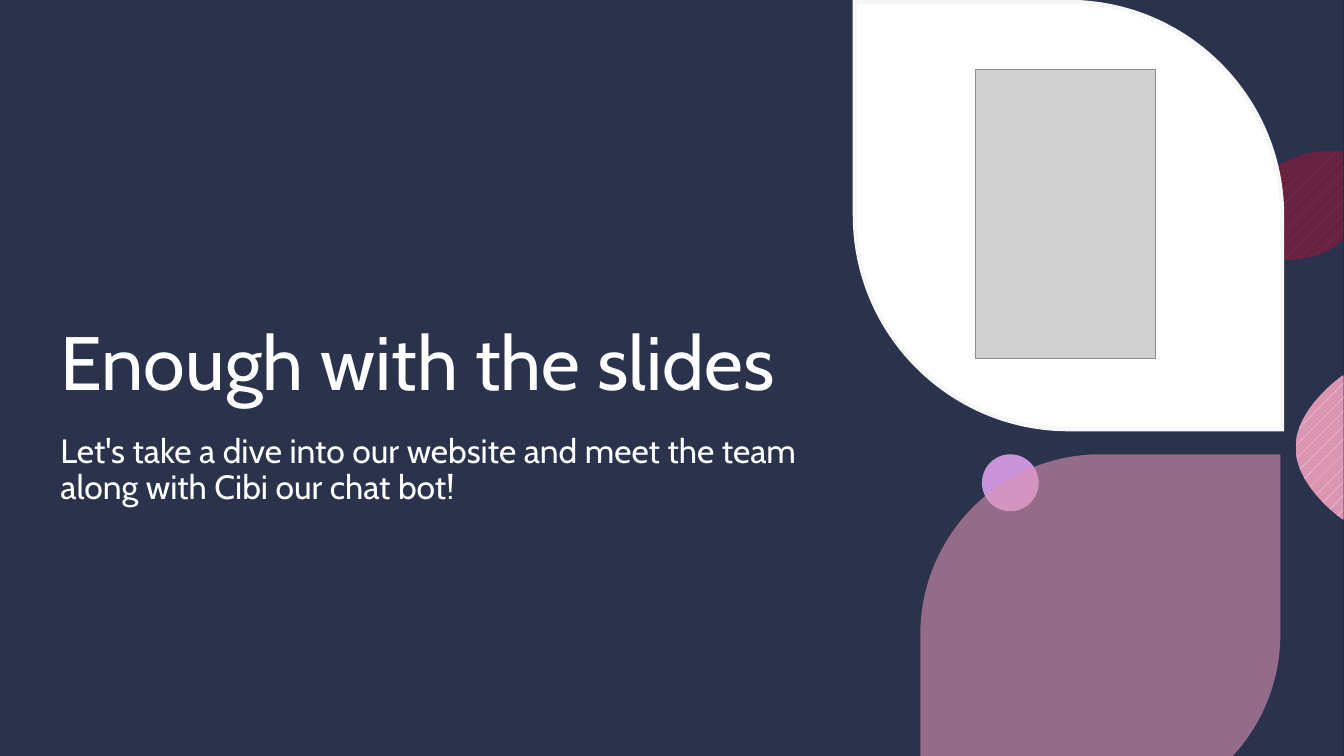
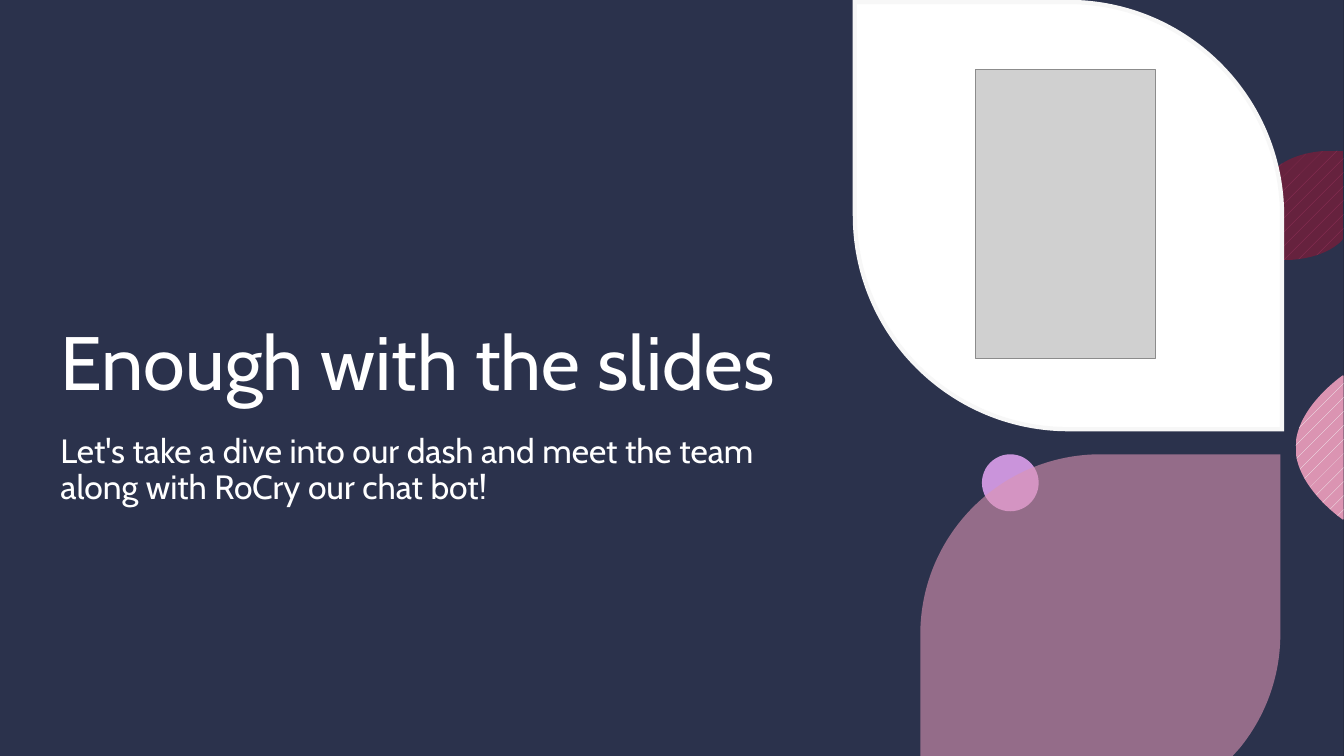
Before and after one commit to toniahurst/project_2, a slide deck: slide 6 of RoCry.pptx (slide 4 before the commit). Drawn at 1344x756 pixels with LibreOffice and Linux fonts; fonts in the diff are those of the drawing; grey boxes stand for pictures; background and template pictures are left out. Boxes give left, top, right and bottom in pixels: in the first picture for what was removed or moved away, otherwise in the second. Text is boxed around its words. In the diff, an @@ line names an element or a change of style, - is before the commit and + after.

```diff
--- a/RoCry.pptx
+++ b/RoCry.pptx
@@ text at [60, 437, 753, 508]: text changed @@
-Let's take a dive into our website and meet the team along with Cibi our chat bot!
+Let's take a dive into our dash and meet the team along with RoCry our chat bot!
```
Also in this commit, not shown: 3 other slides changed, 2 slides added, 7 other files.
